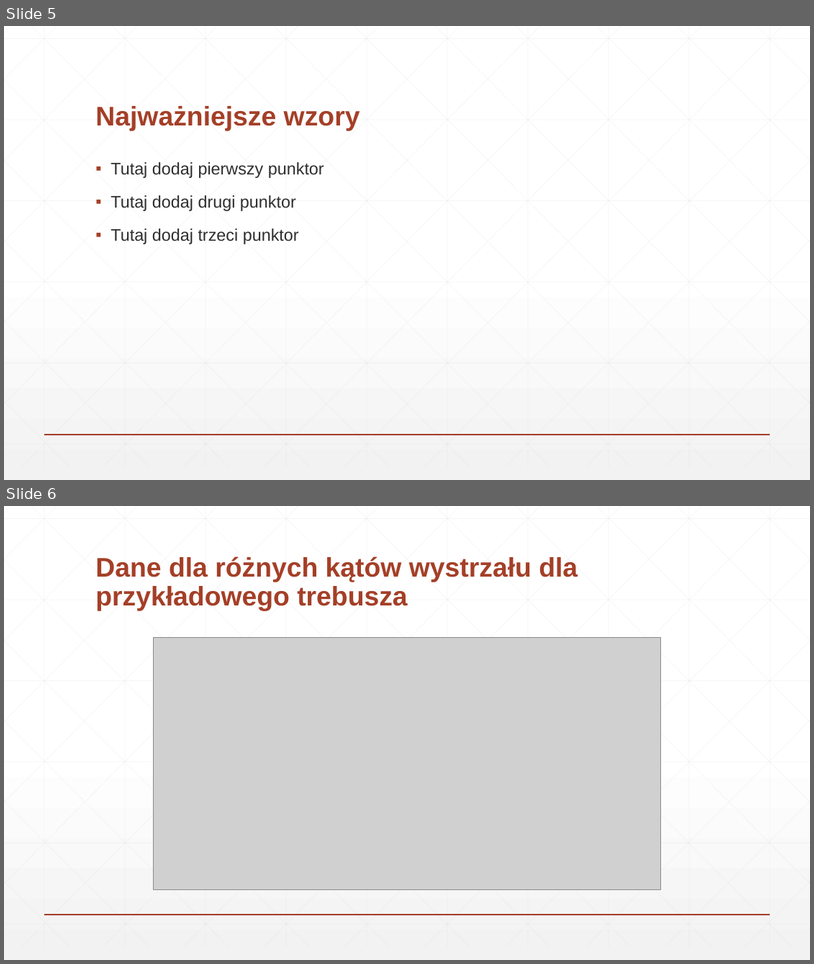
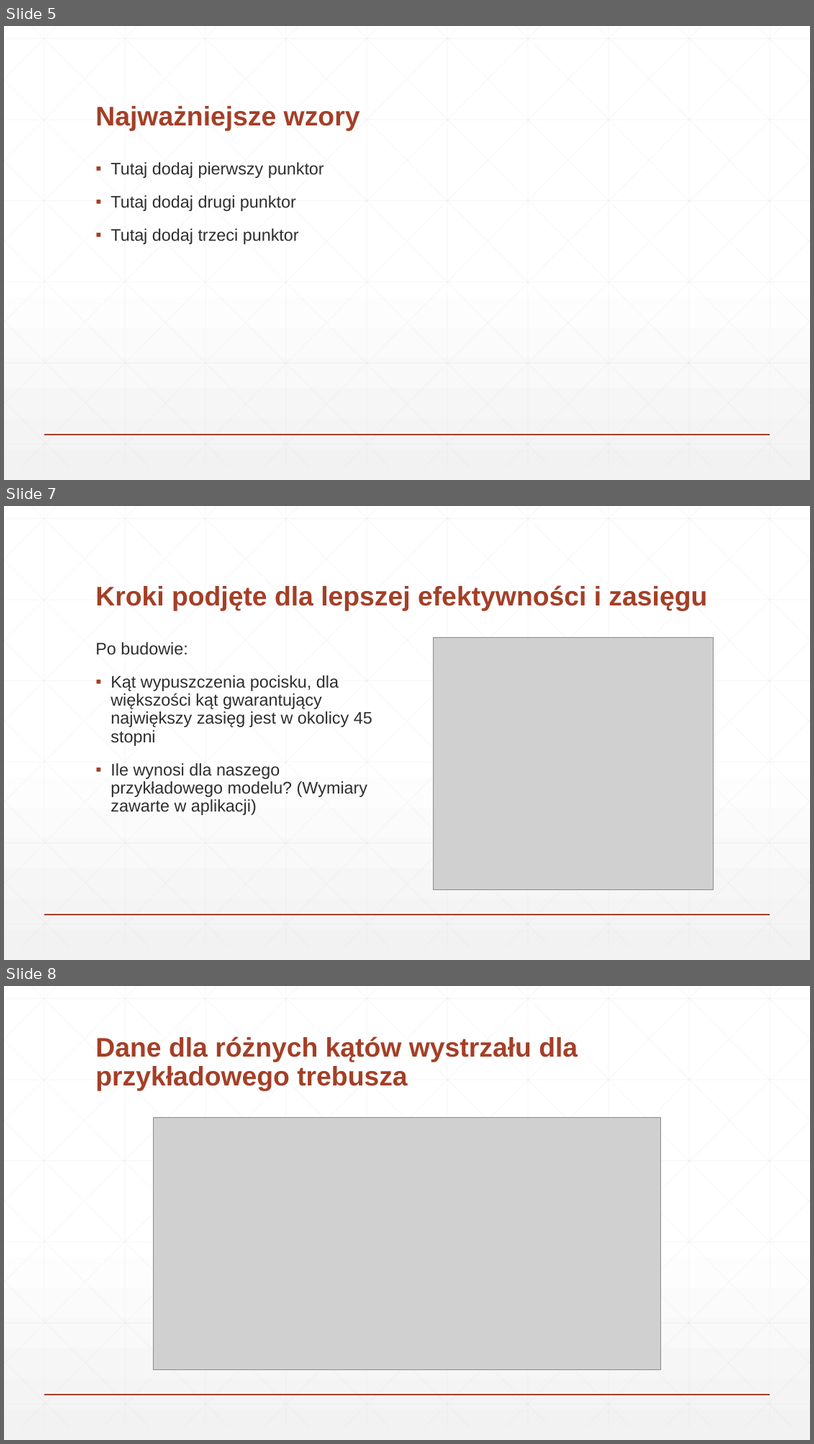
Before and after one commit to Xenvar2307/MiSK-project, a slide deck: Materiały/Prezentacja.pptx. Shown one above the other, each under a label of ours: slides 5 and 6 before the commit, slides 5, 7 and 8 after it; the slides between them are not shown. The pictures are 814x964 and 814x1444 pixels, drawn with LibreOffice and Linux fonts; fonts in the diff are those of the drawing; grey boxes stand for pictures. Boxes give left, top, right and bottom in pixels: in the first picture for what was removed or moved away, otherwise in the second. Text is boxed around its words. In the diff, an @@ line names an element or a change of style, - is before the commit and + after.

```diff
--- a/Materiały/Prezentacja.pptx
+++ b/Materiały/Prezentacja.pptx
@@ slide 7 added at [4,506,810,960], background gradient #FFFFFF to #F2F2F2; not listed: 47 template elements that a slide beside it also shows @@
@@ title added at [95,585,707,611], 32 pt, text #A43F27, bold @@
+Kroki podjęte dla lepszej efektywności i zasięgu
@@ text added at [95,642,373,815], 20 pt, text #2D2E2D @@
+Po budowie:
+▪ Kąt wypuszczenia pocisku, dla większości kąt gwarantujący największy zasięg jest w okolicy 45 stopni
+▪ Ile wynosi dla naszego przykładowego modelu? (Wymiary zawarte w aplikacji)
@@ picture added at [434,637,714,890] @@
@@ what was slide 6 is now slide 8 @@
```
Also in this commit, not shown: 1 slide changed, 3 other slides added, 1 slide removed.
